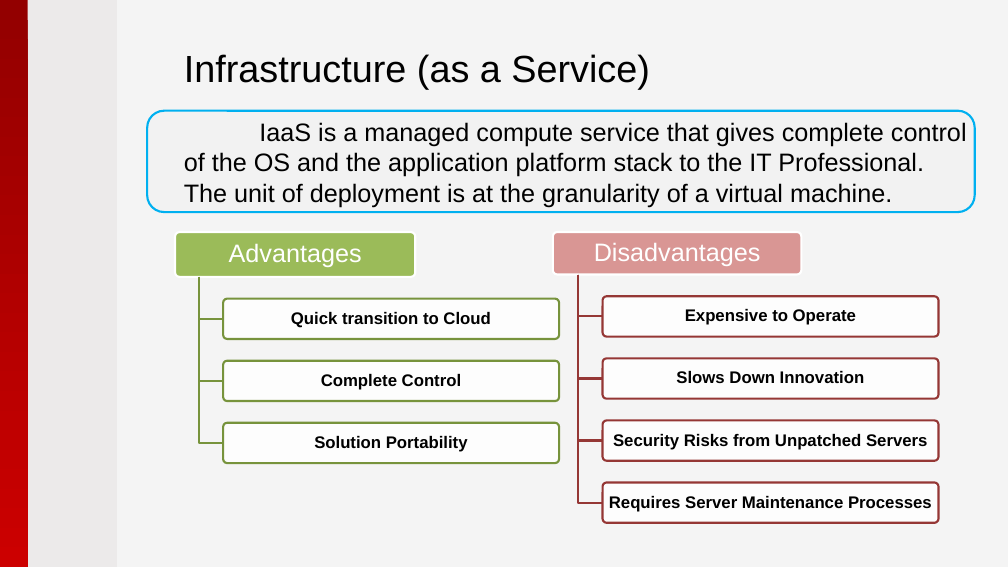
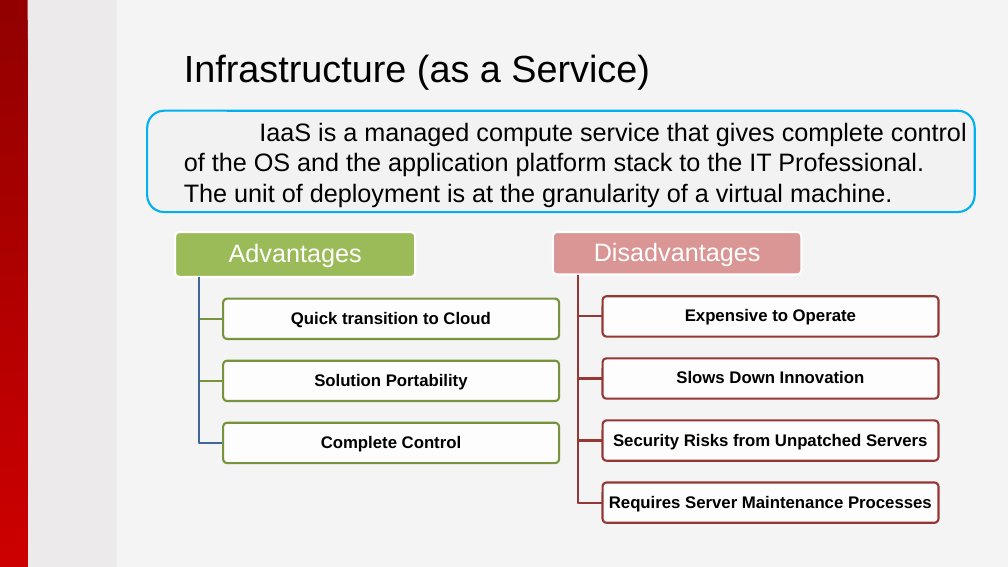
Before and after one commit to pryabov/Hackathon-2015, a slide deck: slide 13 of Presentation/2015 - Microsoft Azure.pptx. Drawn at 1008x567 pixels with LibreOffice and Linux fonts; fonts in the diff are those of the drawing; background and template pictures are left out. Boxes give left, top, right and bottom in pixels: in the first picture for what was removed or moved away, otherwise in the second. Text is boxed around its words. In the diff, an @@ line names an element or a change of style, - is before the commit and + after.

```diff
--- a/Presentation/2015 - Microsoft Azure.pptx
+++ b/Presentation/2015 - Microsoft Azure.pptx
@@ freeform shape at [199, 277, 223, 443]: outline #77933C 2 pt to #3F6797 2 pt @@
@@ text "Solution Portability": place and size @@
-text "Solution Portability" at [314, 436, 468, 452]
+text "Solution Portability" at [314, 374, 468, 390]
@@ text "Complete Control": place and size @@
-text "Complete Control" at [321, 374, 461, 390]
+text "Complete Control" at [321, 436, 461, 452]
```
Also in this commit, not shown: 2 other slides changed, 3 slides added, 2 slides removed, 1 other file.
